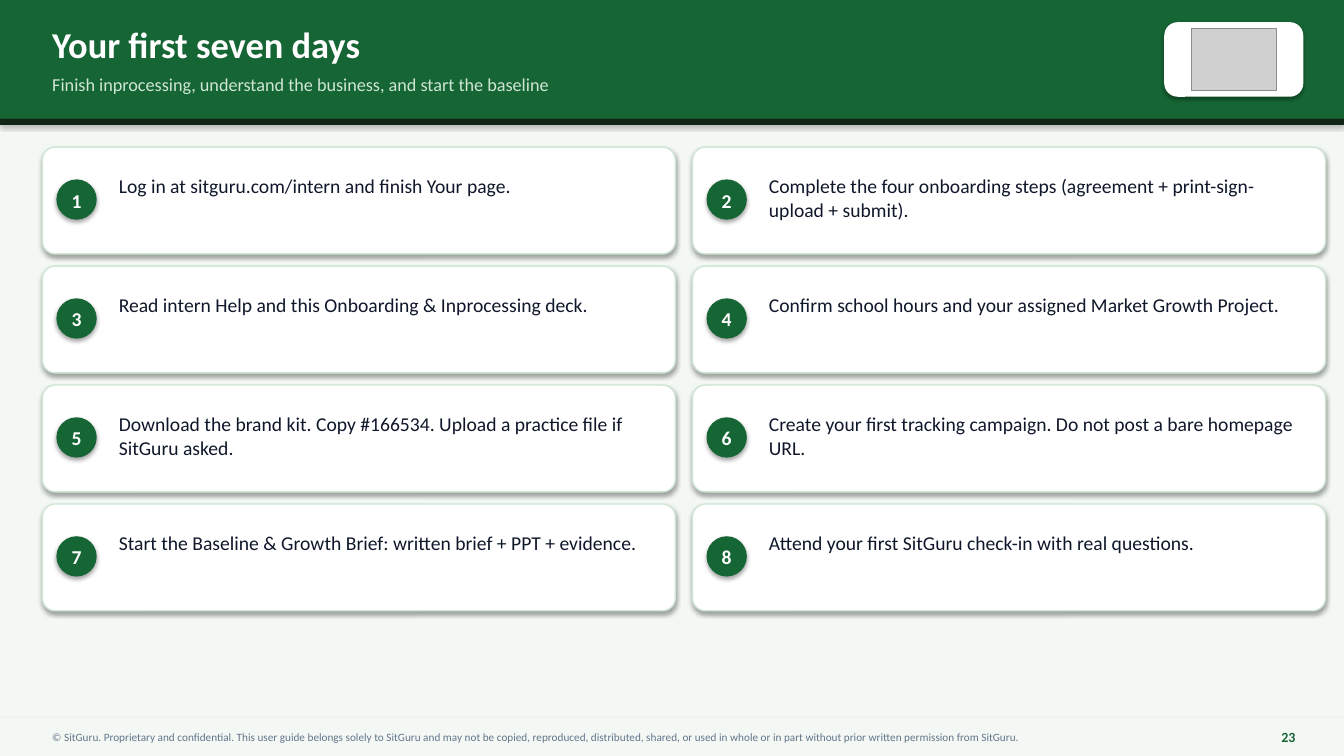
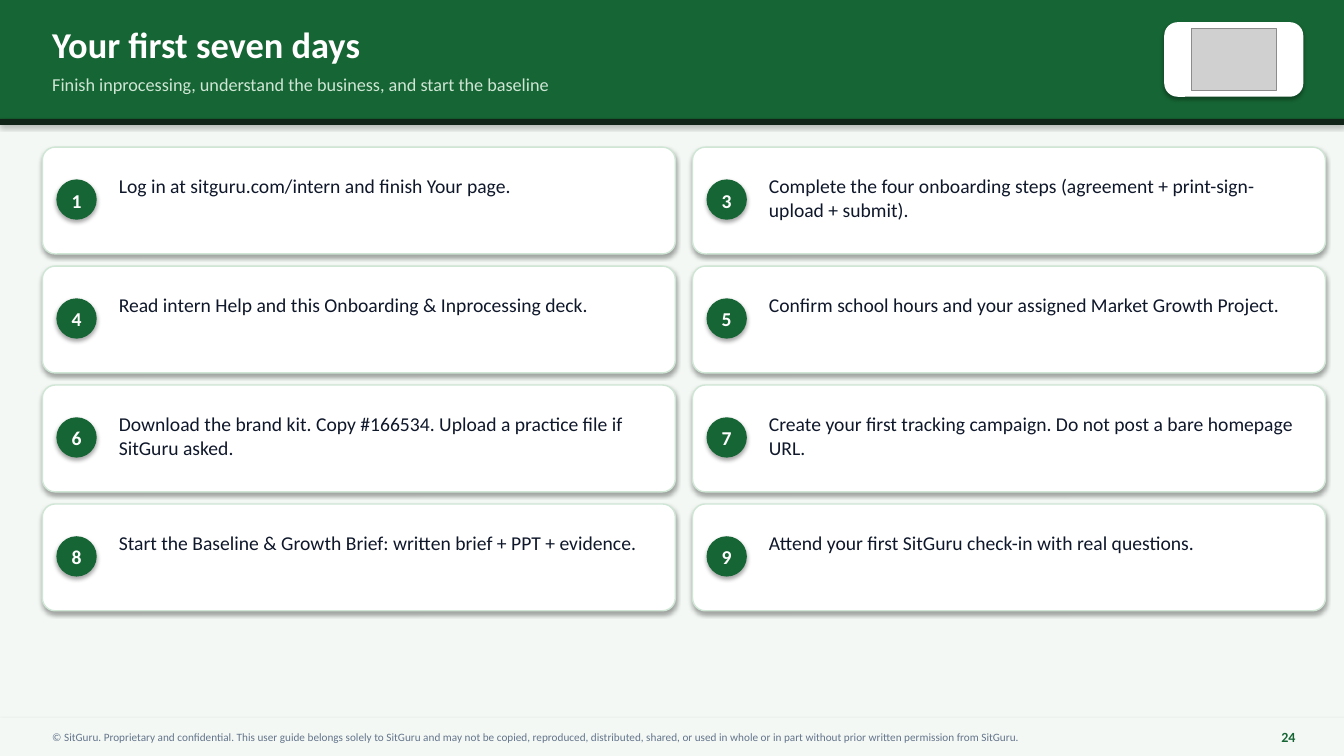
Before and after one commit to GraphiteTuff/sitguru-app, a slide deck: slide 24 of docs/intern-guide/assets/sitguru-internship-onboarding-inprocessing-spring-2027.pptx (slide 23 before the commit). Drawn at 1344x756 pixels with LibreOffice and Linux fonts; fonts in the diff are those of the drawing; grey boxes stand for pictures. Boxes give left, top, right and bottom in pixels: in the first picture for what was removed or moved away, otherwise in the second. Text is boxed around its words. In the diff, an @@ line names an element or a change of style, - is before the commit and + after.

```diff
--- a/docs/intern-guide/assets/sitguru-internship-onboarding-inprocessing-spring-2027.pptx
+++ b/docs/intern-guide/assets/sitguru-internship-onboarding-inprocessing-spring-2027.pptx
@@ text at [722,195,732,208]: text changed @@
-2
+3
@@ text at [72,313,82,326]: text changed @@
-3
+4
@@ text at [722,313,732,326]: text changed @@
-4
+5
@@ text at [72,431,82,445]: text changed @@
-5
+6
@@ text at [722,432,732,445]: text changed @@
-6
+7
@@ text at [72,550,82,564]: text changed @@
-7
+8
@@ text at [722,551,732,564]: text changed @@
-8
+9
@@ text at [1281,733,1295,742]: text changed @@
-23
+24
```
Also in this commit, not shown: 22 other slides changed, 1 slide added.
